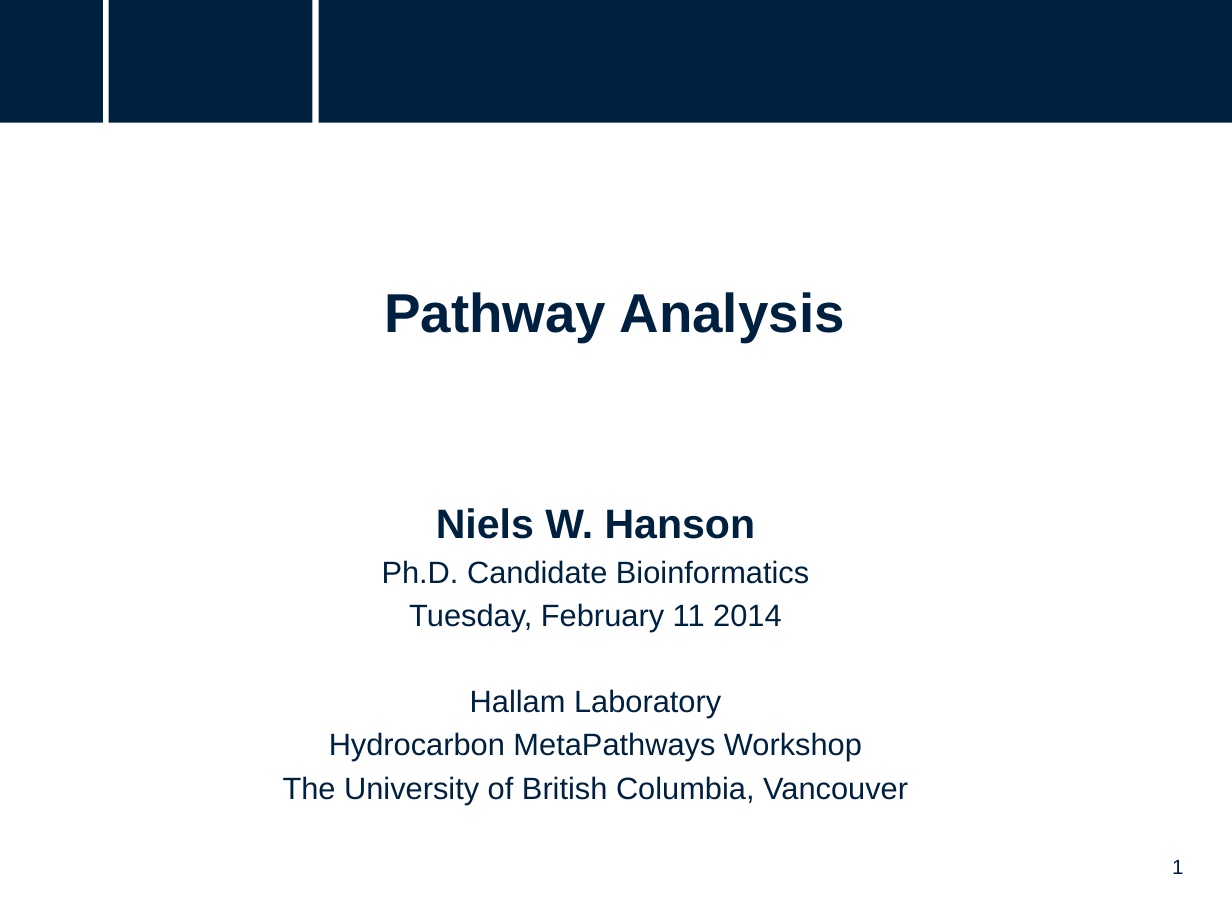
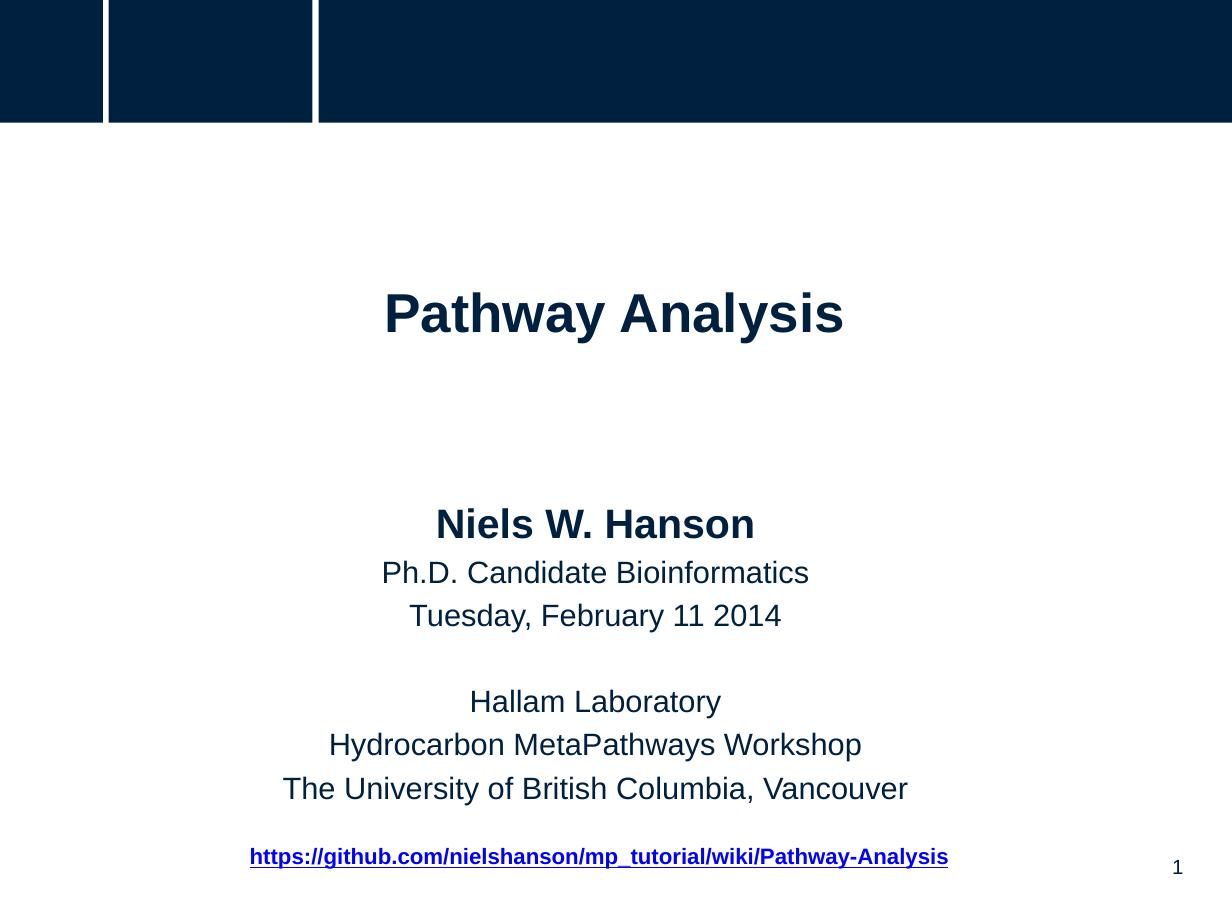
Before and after one commit to hallamlab/mp_tutorial, a slide deck: slide 1 of pathway_analysis/files/MetaPathways_Tutorial_Pathway_Analysis.pptx. Drawn at 1232x924 pixels with LibreOffice and Linux fonts; fonts in the diff are those of the drawing; background and template pictures are left out. Boxes give left, top, right and bottom in pixels: in the first picture for what was removed or moved away, otherwise in the second. Text is boxed around its words. In the diff, an @@ line names an element or a change of style, - is before the commit and + after.

Commit message:
Updated Pathway Analysis slides

```diff
--- a/pathway_analysis/files/MetaPathways_Tutorial_Pathway_Analysis.pptx
+++ b/pathway_analysis/files/MetaPathways_Tutorial_Pathway_Analysis.pptx
@@ text added at (250, 848, 949, 869), 13 pt, text #0000FF, bold, underline @@
+https://github.com/nielshanson/mp_tutorial/wiki/Pathway-Analysis
```
Also in this commit, not shown: 1 other slide changed, 1 slide added, 1 slide removed, 1 other file.
